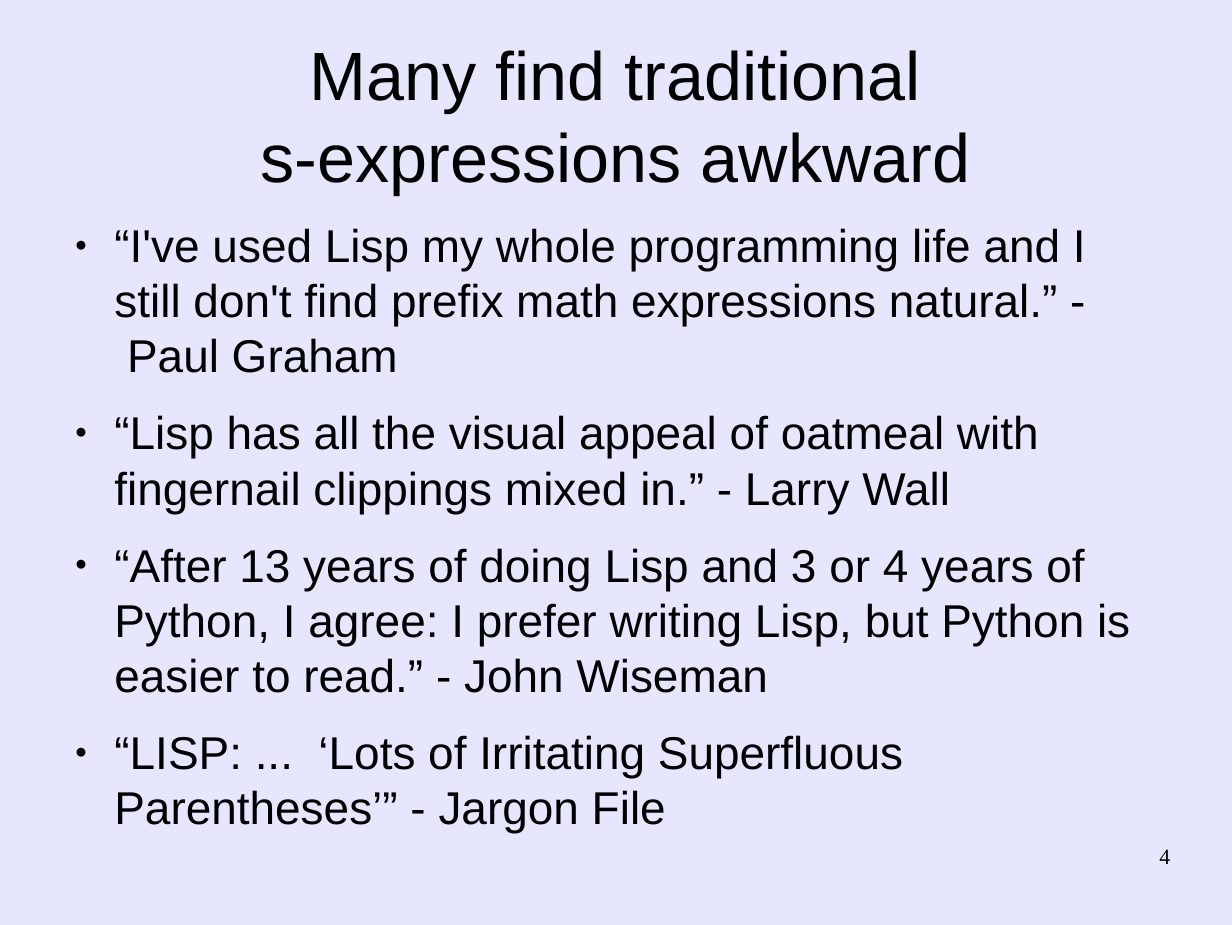
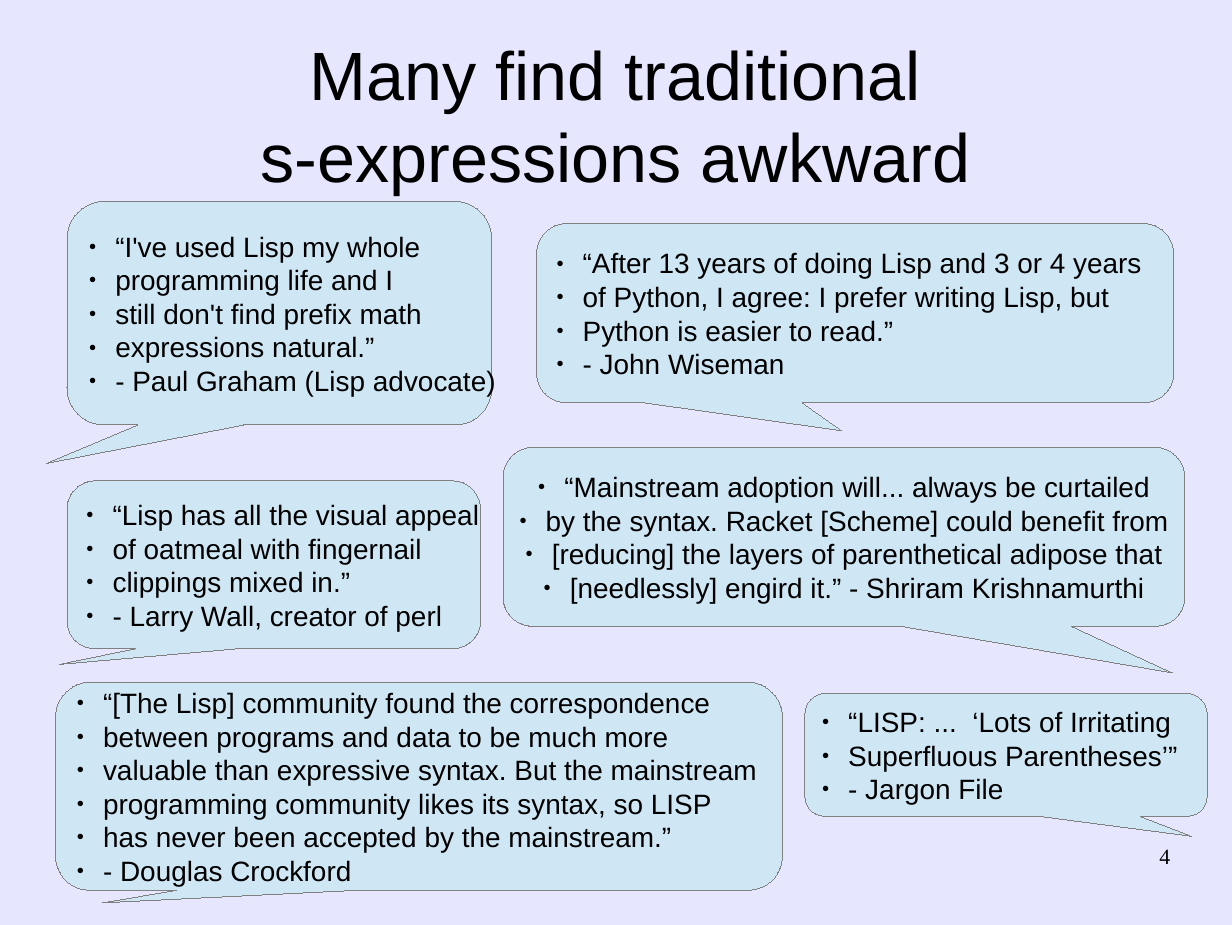
Before and after one commit to martin12333/Readable-Lisp-S-expressions, a slide deck: slide 4 of readable-s-expressions.odp. Drawn at 1232x925 pixels with LibreOffice and Linux fonts; fonts in the diff are those of the drawing. Boxes give left, top, right and bottom in pixels: in the first picture for what was removed or moved away, otherwise in the second. Text is boxed around its words. In the diff, an @@ line names an element or a change of style, - is before the commit and + after.

Commit message:
readable-s-expressions.odp: More Common Lisp info, nicer formatting

```diff
--- a/readable-s-expressions.odp
+++ b/readable-s-expressions.odp
@@ rounded speech box added at bbox=[67, 201, 492, 425], fill #CFE7F5, outline #808080 0 pt, 18 pt, text #000000 @@
+● “I've used Lisp my whole
+● programming life and I
+● still don't find prefix math
+● expressions natural.”
+● - Paul Graham (Lisp advocate)
@@ text removed at bbox=[114, 228, 1130, 778] @@
-● “I've used Lisp my whole programming life and I still don't find prefix math expressions natural.” - Paul Graham
-● “Lisp has all the visual appeal of oatmeal with fingernail clippings mixed in.” - Larry Wall
-● “After 13 years of doing Lisp and 3 or 4 years of Python, I agree: I prefer writing Lisp, but Python is easier to read.” - John Wiseman
-● “LISP: ... ‘Lots of Irritating Superfluous Parentheses’” - Jargon File
@@ rounded speech box added at bbox=[537, 224, 1174, 402], fill #CFE7F5, outline #808080 0 pt, 18 pt, text #000000 @@
+● “After 13 years of doing Lisp and 3 or 4 years
+● of Python, I agree: I prefer writing Lisp, but
+● Python is easier to read.”
+● - John Wiseman
@@ rounded speech box added at bbox=[503, 447, 1185, 626], fill #CFE7F5, outline #808080 0 pt, 18 pt, text #000000 @@
+● “Mainstream adoption will... always be curtailed
+● by the syntax. Racket [Scheme] could benefit from
+● [reducing] the layers of parenthetical adipose that
+● [needlessly] engird it.” - Shriram Krishnamurthi
@@ rounded speech box added at bbox=[67, 481, 481, 648], fill #CFE7F5, outline #808080 0 pt, 18 pt, text #000000 @@
+● “Lisp has all the visual appeal
+● of oatmeal with fingernail
+● clippings mixed in.”
+● - Larry Wall, creator of perl
@@ rounded speech box added at bbox=[56, 682, 783, 890], fill #CFE7F5, outline #808080 0 pt, 18 pt, text #000000 @@
+● “[The Lisp] community found the correspondence
+● between programs and data to be much more
+● valuable than expressive syntax. But the mainstream
+● programming community likes its syntax, so LISP
+● has never been accepted by the mainstream.”
+● - Douglas Crockford
@@ rounded speech box added at bbox=[805, 693, 1207, 816], fill #CFE7F5, outline #808080 0 pt, 18 pt, text #000000 @@
+● “LISP: ... ‘Lots of Irritating
+● Superfluous Parentheses’”
+● - Jargon File
```
Also in this commit, not shown: 5 other slides changed, 1 slide added.
